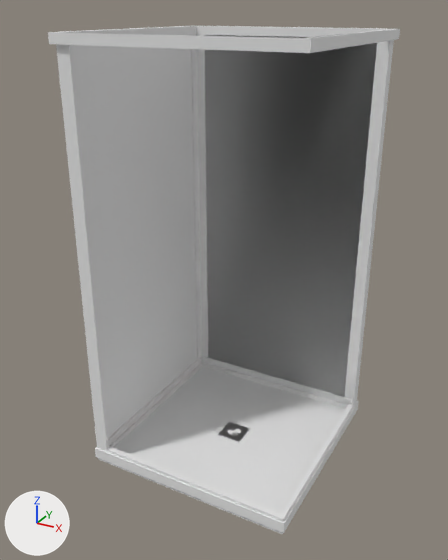
The OBJ model Assets/Props/Bathroom/Shower.obj: old version first, new version second.
Both versions are drawn from a 50 mm camera at (9.41, -17.93, 37.51) aimed at (-0.18, -0.51, 28.8). The lights are fixed; the arrows at lower left show +X, +Y and +Z. Where no turn or scale is listed for an object, it has been applied to the vertices.
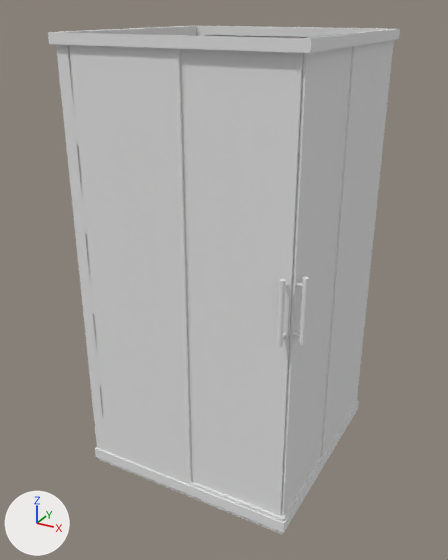
The newer file is also turned or shifted as a whole; pictures and numbers use the older file's frame.

Location of each change, [x1, y1, x2, y2] in pixels of the pictures (448 x 560 px):
```json
{"part": 1, "of": "me_cube", "change": "added", "after": [68, 45, 192, 482]}
{"part": 2, "of": "me_cube", "change": "added", "after": [299, 277, 309, 345]}
{"part": 3, "of": "me_cube", "change": "added", "after": [180, 49, 303, 516]}
{"part": 4, "of": "me_cube", "change": "added", "after": [281, 47, 352, 516]}
{"part": 5, "of": "me_cube", "change": "added", "after": [277, 279, 285, 347]}
{"part": 6, "of": "me_cube", "change": "built on", "after": [321, 41, 390, 456]}
```

The change, as JSON lines over the scene's bpy script:
```json
{"block": "me_cube", "where": "me_cube.from_pydata(...)  # 1181 vertices, 1179 faces, 1 loose edge; spans x -3.92..3.92, y -3.92..3.92, z 21.92..36.88"}
{"block": "me_cube", "where": "# used by ob_cube; location = (0.0, 0.0, 0.0)"}
{"block": "me_cube", "where": "# verts and faces of me_cube; kept vertices keep their numbers, new ones are numbered from 1181"}
{"block": "me_cube", "where": "# before: 546 (3.79, 3.31, 22.57) at pixel (353, 404), 711 (3.79, 3.31, 36.57) at pixel (390, 39), 1139 (3.66, 3.31, 36.79), 1144 (3.66, -3.69, 36.79)"}
{"block": "me_cube", "change": "me_cube part 1: a new loose piece, a box spanning x -3.364..0.309, y -3.786..-3.715, z 22.569..36.569, in mat_material (white #e7e7e7)"}
{"block": "me_cube", "change": "me_cube part 2: a new loose piece, a 20-sided cylinder along z spanning x 3.9..4.06, y -3.62..-3.46, z 28.9..30.9, in mat_material (white #e7e7e7)"}
{"block": "me_cube", "change": "me_cube part 3: a new loose piece, a box spanning x 0.003..3.641, y -3.71..-3.639, z 22.569..36.569, in mat_material (white #e7e7e7)"}
{"block": "me_cube", "change": "me_cube part 4: a new loose piece, a box spanning x 3.654..3.724, y -3.648..0.192, z 22.569..36.569, in mat_material (white #e7e7e7)"}
{"block": "me_cube", "change": "me_cube part 5: a new loose piece, a 20-sided cylinder along z spanning x 3.41..3.57, y -4.05..-3.89, z 28.9..30.9, in mat_material (white #e7e7e7)"}
{"block": "me_cube", "change": "me_cube part 6"}
{"op": "add", "block": "me_cube", "code": "delete_vertices([1144])  # with the faces that use them"}
{"op": "add", "block": "me_cube", "code": "verts[1181] = (3.79, -0.3, 22.57)  # pixel (322, 455)"}
{"op": "add", "block": "me_cube", "code": "verts[1182] = (3.72, -0.3, 22.57)  # pixel (320, 455)"}
{"op": "add", "block": "me_cube", "code": "verts[1183] = (3.72, 3.31, 22.57)"}
{"op": "add", "block": "me_cube", "code": "for new, old in zip([1184, 1185, 1186], [1181, 1182, 1183]): verts[new] = verts[old] + (0.0, 0.0, 14.0)"}
{"op": "add", "block": "me_cube", "code": "faces += [(546, 711, 1184, 1181), (711, 1186, 1185, 1184), (1182, 1185, 1186, 1183), (546, 1181, 1182, 1183), (546, 1183, 1186, 711), (1181, 1184, 1185, 1182)]"}
```
